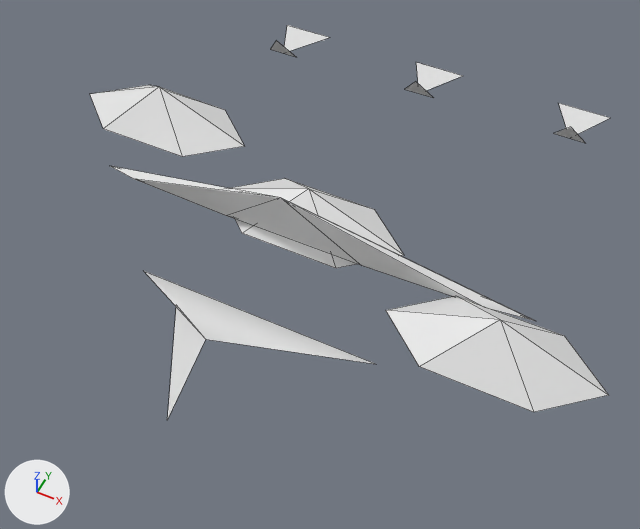
Before and after pictures for a commit that changed the OBJ model GameData/Meshes/Ships/aetherian/drone_swarm.obj.
One viewpoint serves both versions: a camera (50 mm lens) standing at (0.573, -1.144, 1.365) and looking at (0.048, -0.094, 0.053). Lighting does not change. The marker at lower left points along +X, +Y and +Z. The older version comes first. Mesh edges are drawn as thin lines. Where no turn or scale is listed for an object, it has been applied to the vertices. Vertices at exactly the same position are counted once.

The first picture shows 'drone_swarm'.
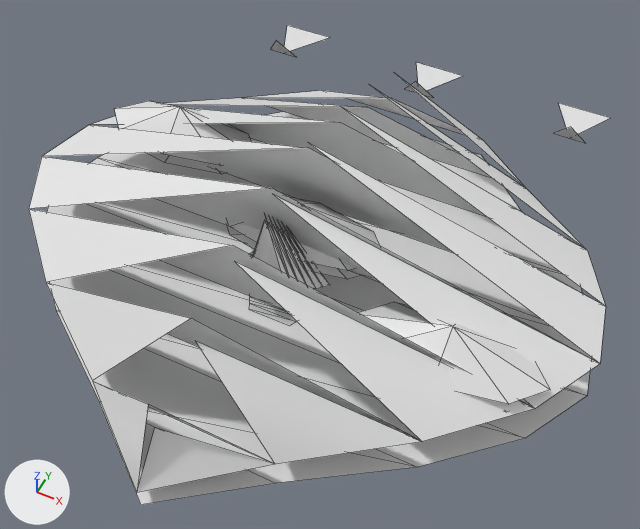
Boxes (x1, y1, x2, y2) around the edits, measured in the pictures (640 x 529 px; the box of a moved part takes in the faces that stretch with it):
'drone_swarm', reshaped (12% wider, 21% taller)
    before: (90, 25, 610, 420)
    after: (29, 25, 610, 505)
part 1 of me_drone_swarm, rebuilt (12% narrower, 10% shorter)
    before: (90, 85, 244, 157)
    after: (115, 101, 251, 166)
part 2 of me_drone_swarm, rebuilt
    before: (230, 178, 404, 268)
    after: (228, 197, 380, 271)
part 3 of me_drone_swarm, rebuilt (13% narrower, 11% shorter)
    before: (386, 297, 608, 412)
    after: (358, 302, 550, 404)
part 4 of me_drone_swarm, added
    after: (29, 76, 606, 493)
part 5 of me_drone_swarm, added
    after: (250, 216, 330, 289)
part 6 of me_drone_swarm, added
    after: (47, 112, 591, 505)
part 7 of me_drone_swarm, added
    after: (249, 296, 297, 326)
part 8 of me_drone_swarm, deleted
    before: (144, 271, 375, 420)
part 9 of me_drone_swarm, moved or reshaped (mostly hidden afterwards)
    before: (111, 166, 535, 321)
    after: (147, 153, 529, 404)

The change in detail:
me_drone_swarm is used by ob_drone_swarm; location (0.0, 0.0, 0.0).
me_drone_swarm had 60 vertices, 46 faces and spanned x -0.635..0.635, y -0.557..0.688, z 0.0..0.267.
me_drone_swarm now has 168 vertices, 123 faces and spans x -0.605..0.605, y -0.663..0.688, z 0.0..0.314.
me_drone_swarm part 1: the loose piece of 8 vertices spanning x -0.635..-0.227, y 0.005..0.181, z 0.11..0.198 is rebuilt with 10 vertices and now spans x -0.544..-0.181, y -0.017..0.146, z 0.119..0.188.
me_drone_swarm part 2: the loose piece of 8 vertices spanning x -0.204..0.204, y -0.135..0.042, z 0.11..0.198 is rebuilt with 10 vertices and now spans x -0.181..0.181, y -0.162..0.001, z 0.119..0.188.
me_drone_swarm part 3: the loose piece of 8 vertices spanning x 0.227..0.635, y -0.274..-0.097, z 0.11..0.198 is rebuilt with 10 vertices and now spans x 0.181..0.544, y -0.308..-0.145, z 0.119..0.188.
me_drone_swarm part 4: a new loose piece of 33 vertices spanning x -0.605..0.605, y -0.663..0.421, z 0.042..0.314.
me_drone_swarm part 5: a new loose piece of 26 vertices spanning x -0.091..0.091, y -0.221..-0.136, z 0.055..0.282.
me_drone_swarm part 6: a new loose piece of 17 vertices spanning x -0.605..0.605, y -0.663..0.421, z 0.0.
me_drone_swarm part 7: a new loose piece of 14 vertices spanning x -0.091..0.091, y -0.221..-0.136, z 0.0.
me_drone_swarm part 8: the loose piece of 5 vertices spanning x -0.249..0.249, y -0.557..-0.271, z 0.063..0.173 is deleted.
Part 9, on me_drone_swarm:
13 vertices are removed from x -0.476..0.476, y -0.155..0.0, z 0.016..0.267.
20 faces are deleted.
30 vertices are added at x -0.544..0.544, y -0.308..0.146, z 0.095..0.119.
24 new faces join them.
